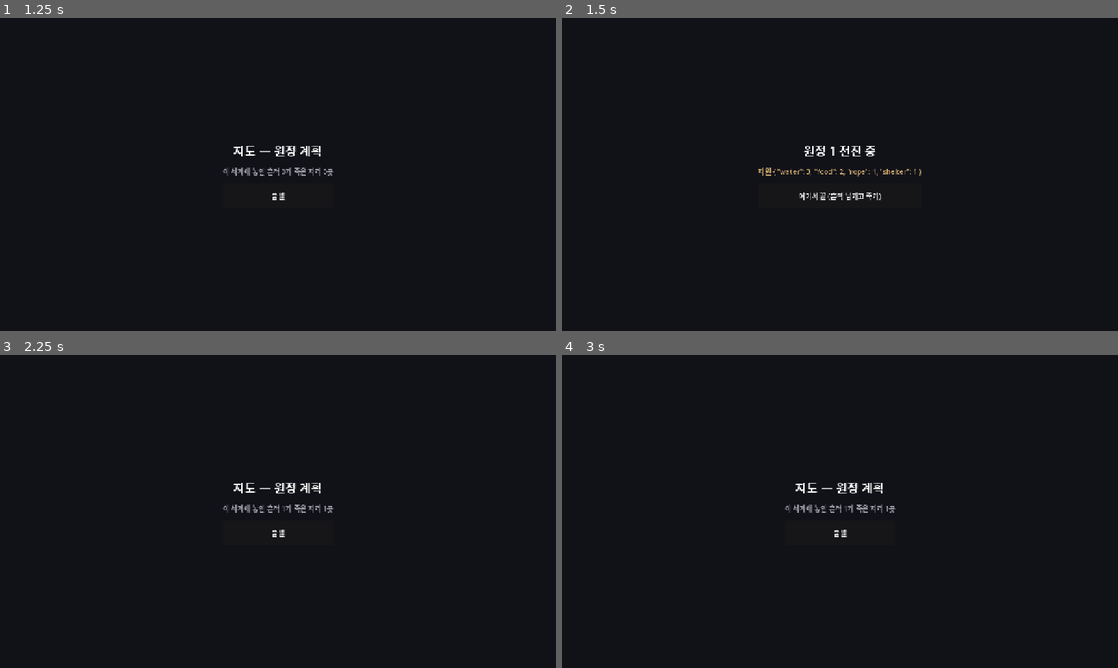
Above: before the commit, frames 1-4 (two rows, left to right).
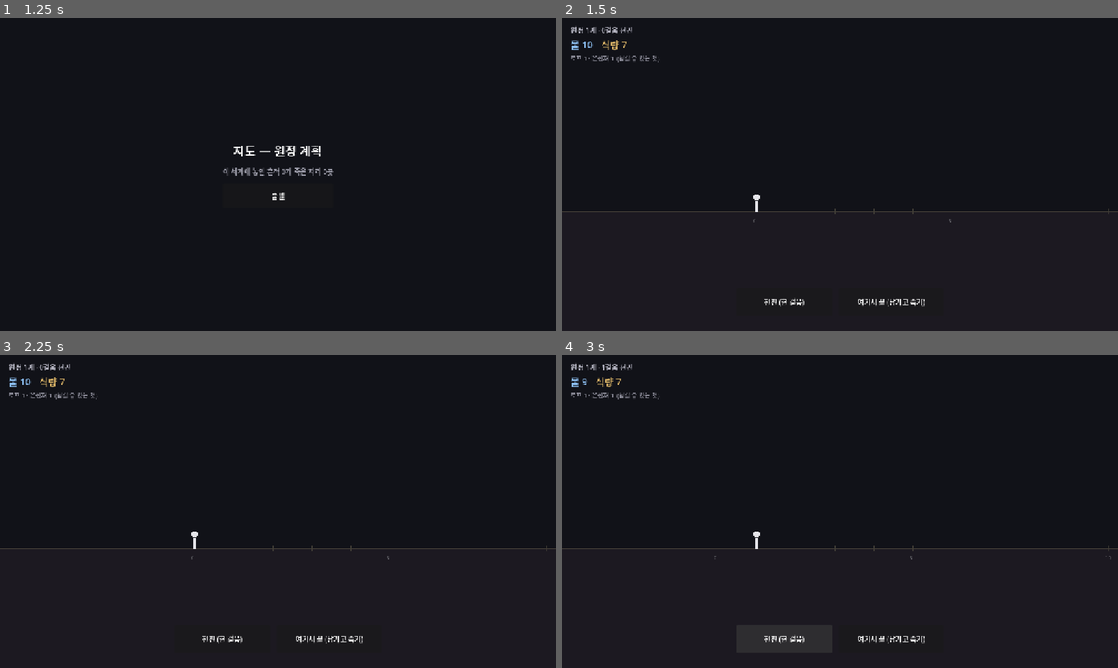
Above: after the commit, the same moments.

Repository: soomin007/Otherside
Game: Godot game, scene res://scenes/main.tscn
Same seed, same stepped clock (60 frames per second), same inputs: the game is played once before the commit and once after it.
Inputs (mouse positions are in pixels of both pictures, inside the frame that each line leads up to):
- Up to frame 1 (1.25 s): click "원정 떠나기" at 0.5 s
- Up to frame 2 (1.5 s): click "출발" at 1.25 s
- Up to frame 3 (2.25 s): click (278, 533) at 2 s, where only the run before the commit has a clickable "여기서 끝 (흔적 남기고 죽기)"
- Up to frame 4 (3 s): click (784, 639) at 2.75 s, where only the run after the commit has a clickable "전진 (한 걸음)"

Frame 1 is identical in both runs. In frame 2, 1.4% of the frame differs, in the area x 0-100%, y 2-93%; in frame 3, 1.3%; in frame 4, 2.8%, in the area x 0-100%, y 2-96%.

Commit message:
feat(expedition): 횡스크롤 전진 + 자원 소모 프로토타입
- core/ExpeditionRun: 순수 전진/소모 로직(물 1/걸음, 식량 1/2걸음), 소모 0이면 고갈사
- GameState: current_run(ExpeditionRun) 중심으로 전환, begin_run_in_place()로 런 생성/씬 전환 분리
- ui/Expedition: _draw 횡스크롤 단면(지면·눈금·걷는 이·과거 흔적 점), 자원 HUD, 터치 버튼, 자동 죽음→흔적→지도
- 그림 전부 _draw (셰이더/GPUParticles 없음, 웹 안전)
- known_issues: _ready 중 씬 전환 "parent busy" 함정 기록
- backlog/세션 로그 갱신 (완료 항목 정리, 페이싱 판정을 다음 후보로)

Co-Authored-By: Claude Opus 4.8 (1M context) <noreply@anthropic.com>
Claude-Session: https://claude.ai/code/session_01NxE6XuUrvw7ALg4QvvwS3T

Diff:
--- a/scripts/GameState.gd
+++ b/scripts/GameState.gd
@@ -19,8 +19,9 @@
 var deaths: Array = []         ## 죽은 자리 기록 — 지도 표식용
 
 # --- 현재 원정 한정 상태 (죽으면 리셋) ---
-var current_leg: int = 0
-var carried: Dictionary = {}   ## 자원 인벤토리 {"water": n, ...}. 자원 = 수명 (남기면 그만큼 잃는다)
+## 초기 자원 — 임시치. 자원 = 수명 (남기면 그만큼 잃는다). 밸런스는 폰 테스트로 검증 예정.
+const START_RESOURCES: Dictionary = {"water": 10, "food": 7, "rope": 1, "shelter": 1}
+var current_run: ExpeditionRun = null  ## 진행 중인 원정의 순수 상태·로직 (core/ExpeditionRun)
 
 func _ready() -> void:
 	load_game()
@@ -30,11 +31,14 @@
 func go_to_map() -> void:
 	get_tree().change_scene_to_file(SCENE_MAP)
 
-## 다음 원정을 떠난다 (지도 → 횡스크롤). 초기 자원은 임시치 — 밸런스는 폰 테스트로 검증 예정.
+## 씬 전환 없이 현재 원정만 새로 만든다 (직접 진입 안전장치 / 테스트용).
+func begin_run_in_place() -> void:
+	current_run = ExpeditionRun.new(START_RESOURCES)
+	expedition_count += 1
+
+## 다음 원정을 떠난다 (지도 → 횡스크롤). 새 ExpeditionRun 을 만들고 씬을 바꾼다.
 func start_expedition() -> void:
-	current_leg = 0
-	carried = {"water": 3, "food": 2, "rope": 1, "shelter": 1}
-	expedition_count += 1
+	begin_run_in_place()
 	get_tree().change_scene_to_file(SCENE_EXPEDITION)
 
 ## 죽기 전 단 한 번 흔적을 남긴다 (기획서 §3). 남김 = 자기 수명 깎기.
@@ -90,6 +94,5 @@
 	expedition_count = 0
 	traces = []
 	deaths = []
-	current_leg = 0
-	carried = {}
+	current_run = null
 	save_game()
--- /dev/null
+++ b/scripts/core/ExpeditionRun.gd
@@ -0,0 +1,37 @@
+class_name ExpeditionRun
+extends RefCounted
+
+## 한 번의 원정(현재 진행 중)의 순수 상태 + 전진/소모 로직. 노드·렌더링 무의존, 테스트 가능.
+## 자원 = 수명 (기획서 §3): 걸음마다 닳고, 소모 자원이 바닥나면 고갈사(소모 위협 = 갈증).
+##
+## 이 프로토타입의 목적 = "걸음마다 닳는 자원" 페이싱 검증. 물은 걸음마다, 식량은 천천히 닳아
+## 서로 다른 속도의 두 시계를 만든다. 물이 보통 먼저 바닥나는 긴급한 시계.
+
+const WATER_PER_STEP: int = 1  ## 물은 매 걸음 소모 (갈증의 시계)
+const FOOD_EVERY: int = 2      ## 식량은 이 걸음 수마다 1 소모 (느린 배고픔)
+
+var resources: Dictionary = {}  ## {"water": int, "food": int, "rope": int, "shelter": int}
+var leg: int = 0                ## 전진한 걸음 수
+var alive: bool = true
+var death_cause: String = ""    ## "" | "thirst" | "hunger"
+
+func _init(starting: Dictionary = {}) -> void:
+	resources = starting.duplicate()
+
+func get_res(key: String) -> int:
+	return int(resources.get(key, 0))
+
+## 한 걸음 전진 — 소모 자원을 차감하고 고갈을 판정한다. 죽으면 alive=false, death_cause 설정.
+func step() -> void:
+	if not alive:
+		return
+	leg += 1
+	resources["water"] = get_res("water") - WATER_PER_STEP
+	if leg % FOOD_EVERY == 0:
+		resources["food"] = get_res("food") - 1
+	if get_res("water") <= 0:
+		alive = false
+		death_cause = "thirst"
+	elif get_res("food") <= 0:
+		alive = false
+		death_cause = "hunger"
--- a/scripts/ui/Expedition.gd
+++ b/scripts/ui/Expedition.gd
@@ -1,43 +1,226 @@
 extends Control
 
-## 횡스크롤 단면 — 현재 원정의 체험. 한 걸음씩 전진, 자원 소모, 위협, 흔적.
-## 핵심 동사: 관리 · 판독 · 대비 · 남기기 (액션 아님, 턴제 사색형).
-## Phase 0 플레이스홀더 — 전진/자원 소모/위협 삼각형/"남김 한 번" 본구현은 추후.
-## 지금은 코어 루프(원정 → 죽음 → 흔적 남기기 → 지도 갱신)의 뼈대만 잇는다.
+## 횡스크롤 단면 — 현재 원정의 체험. 한 걸음씩 전진, 자원 소모, 흔적.
+## 핵심 동사: 관리·판독·대비·남기기 (턴제 사색형). 이 프로토타입의 목적은 "걸음마다 닳는 자원"
+## 페이싱이 작동하는지, 한 걸음마다 결정할 게 있는지 체감하는 것.
+## 로직은 core/ExpeditionRun(순수), 여기선 렌더링·입력만 한다. 그림은 _draw 로 그려 웹 안전(셰이더/GPUParticles 없음).
+
+const GROUND_RATIO: float = 0.62        ## 지면 y 위치 (화면 높이 비율)
+const STEP_PX: float = 90.0             ## 한 걸음의 화면 거리
+const WALKER_SCREEN_RATIO: float = 0.35 ## 걷는 이를 화면 어디에 고정할지 (앞을 보도록 왼쪽)
+
+var _run: ExpeditionRun
+
+var _status_label: Label
+var _water_label: Label
+var _food_label: Label
+var _aux_label: Label
+var _advance_btn: Button
+var _end_btn: Button
+var _death_panel: Control
+var _death_label: Label
 
 func _ready() -> void:
-	var center := CenterContainer.new()
-	center.set_anchors_preset(Control.PRESET_FULL_RECT)
-	add_child(center)
-
-	var box := VBoxContainer.new()
-	box.alignment = BoxContainer.ALIGNMENT_CENTER
-	box.add_theme_constant_override("separation", 16)
-	center.add_child(box)
-
-	var head := Label.new()
-	head.text = "원정 %d 전진 중" % GameState.expedition_count
-	head.horizontal_alignment = HORIZONTAL_ALIGNMENT_CENTER
-	head.add_theme_font_size_override("font_size", 28)
-	box.add_child(head)
-
-	var res := Label.new()
-	res.text = "자원 %s" % str(GameState.carried)
-	res.horizontal_alignment = HORIZONTAL_ALIGNMENT_CENTER
-	res.add_theme_color_override("font_color", Color(0.78, 0.64, 0.42))
-	box.add_child(res)
-
-	# 죽기 전 단 한 번 남기는 흔적 — Phase 0 에선 시체 자리 + [또][봐] 스텁.
-	var die := Button.new()
-	die.text = "여기서 끝 (흔적 남기고 죽기)"
-	die.custom_minimum_size = Vector2(280, 56)
-	die.pressed.connect(_on_die_pressed)
-	box.add_child(die)
-
-func _on_die_pressed() -> void:
-	var tags: Array[String] = ["또", "봐"]
-	var trace := TraceData.new(TraceData.ObjectKind.BODY, GameState.current_leg, tags)
+	_run = GameState.current_run
+	if _run == null:
+		# 안전장치: 지도를 거치지 않고 직접 이 씬으로 들어온 경우 (씬 전환 없이) 새 원정만 만든다.
+		GameState.begin_run_in_place()
+		_run = GameState.current_run
+	_build_hud()
+	_refresh()
+
+func _build_hud() -> void:
+	# 상단 좌측 — 상태/자원 readout
+	var top := VBoxContainer.new()
+	top.set_anchors_preset(Control.PRESET_TOP_LEFT)
+	top.position = Vector2(20, 16)
+	top.add_theme_constant_override("separation", 4)
+	add_child(top)
+
+	_status_label = Label.new()
+	_status_label.add_theme_font_size_override("font_size", 16)
+	_status_label.add_theme_color_override("font_color", Color(0.7, 0.7, 0.75))
+	top.add_child(_status_label)
+
+	var res_row := HBoxContainer.new()
+	res_row.add_theme_constant_override("separation", 20)
+	top.add_child(res_row)
+
+	_water_label = Label.new()
+	_water_label.add_theme_font_size_override("font_size", 22)
+	res_row.add_child(_water_label)
+
+	_food_label = Label.new()
+	_food_label.add_theme_font_size_override("font_size", 22)
+	res_row.add_child(_food_label)
+
+	_aux_label = Label.new()
+	_aux_label.add_theme_font_size_override("font_size", 14)
+	_aux_label.add_theme_color_override("font_color", Color(0.55, 0.55, 0.6))
+	top.add_child(_aux_label)
+
+	# 하단 중앙 — 전진 / 끝 버튼 (터치 우선, 큼직하게)
+	var bar := CenterContainer.new()
+	bar.set_anchors_preset(Control.PRESET_BOTTOM_WIDE)
+	bar.offset_top = -110
+	bar.offset_bottom = -24
+	add_child(bar)
+
+	var btns := HBoxContainer.new()
+	btns.add_theme_constant_override("separation", 16)
+	bar.add_child(btns)
+
+	_advance_btn = Button.new()
+	_advance_btn.text = "전진 (한 걸음)"
+	_advance_btn.custom_minimum_size = Vector2(220, 64)
+	_advance_btn.pressed.connect(_on_advance)
+	btns.add_child(_advance_btn)
+
+	_end_btn = Button.new()
+	_end_btn.text = "여기서 끝 (남기고 죽기)"
+	_end_btn.custom_minimum_size = Vector2(240, 64)
+	_end_btn.pressed.connect(_on_end)
+	btns.add_child(_end_btn)
+
+	# 죽음 패널 (처음엔 숨김)
+	_death_panel = Control.new()
+	_death_panel.set_anchors_preset(Control.PRESET_FULL_RECT)
+	_death_panel.visible = false
+	add_child(_death_panel)
+
+	var dim := ColorRect.new()
+	dim.set_anchors_preset(Control.PRESET_FULL_RECT)
+	dim.color = Color(0.04, 0.04, 0.06, 0.82)
+	_death_panel.add_child(dim)
+
+	var dcenter := CenterContainer.new()
+	dcenter.set_anchors_preset(Control.PRESET_FULL_RECT)
+	_death_panel.add_child(dcenter)
+
+	var dbox := VBoxContainer.new()
+	dbox.alignment = BoxContainer.ALIGNMENT_CENTER
+	dbox.add_theme_constant_override("separation", 18)
+	dcenter.add_child(dbox)
+
+	_death_label = Label.new()
+	_death_label.horizontal_alignment = HORIZONTAL_ALIGNMENT_CENTER
+	_death_label.add_theme_font_size_override("font_size", 22)
+	dbox.add_child(_death_label)
+
+	var to_map := Button.new()
+	to_map.text = "지도로 돌아가기"
+	to_map.custom_minimum_size = Vector2(220, 56)
+	to_map.pressed.connect(_on_to_map)
+	dbox.add_child(to_map)
+
+func _refresh() -> void:
+	_status_label.text = "원정 %d째 · %d걸음 전진" % [GameState.expedition_count, _run.leg]
+	var water: int = maxi(0, _run.get_res("water"))
+	var food: int = maxi(0, _run.get_res("food"))
+	_water_label.text = "물 %d" % water
+	_food_label.text = "식량 %d" % food
+	_water_label.add_theme_color_override("font_color", _res_color(water, 3, Color(0.55, 0.75, 0.95)))
+	_food_label.add_theme_color_override("font_color", _res_color(food, 2, Color(0.85, 0.7, 0.4)))
+	_aux_label.text = "로프 %d · 은신처 %d  (남길 수 있는 것)" % [_run.get_res("rope"), _run.get_res("shelter")]
+	queue_redraw()
+
+func _res_color(value: int, low: int, base: Color) -> Color:
+	return Color(0.92, 0.36, 0.3) if value <= low else base
+
+# --- 입력 ---
+
+func _on_advance() -> void:
+	if not _run.alive:
+		return
+	_run.step()
+	_refresh()
+	if not _run.alive:
+		_die(_run.death_cause)
+
+func _on_end() -> void:
+	if not _run.alive:
+		return
+	_die("chosen")
+
+func _on_to_map() -> void:
+	GameState.go_to_map()
+
+# --- 죽음 / 남김 한 번 ---
+
+func _die(cause: String) -> void:
+	var tags: Array[String] = _death_tags(cause)
+	var trace := TraceData.new(TraceData.ObjectKind.BODY, _run.leg, tags)
 	GameState.leave_trace(trace)
-	GameState.record_death(GameState.current_leg)
+	GameState.record_death(_run.leg)
 	GameState.save_game()
-	GameState.go_to_map()
+	_show_death(cause, tags)
+
+## 죽음의 사인에 따라 남길 태그를 고른다 (WordPool 어휘). untyped 리터럴은 assign 으로 안전 대입.
+func _death_tags(cause: String) -> Array[String]:
+	var out: Array[String] = []
+	match cause:
+		"thirst": out.assign(["갈증", "끝"])
+		"hunger": out.assign(["없다", "끝"])
+		"chosen": out.assign(["또", "봐"])
+		_: out.assign(["끝"])
+	return out
+
+func _death_message(cause: String) -> String:
+	match cause:
+		"thirst": return "물이 떨어졌다. 여기서 갈증으로 끝났다."
+		"hunger": return "식량이 떨어졌다. 더 가지 못했다."
+		"chosen": return "여기서 멈추기로 했다. 다음 나에게 남긴다."
+		_: return "여기서 끝났다."
+
+func _show_death(cause: String, tags: Array[String]) -> void:
+	_advance_btn.disabled = true
+	_end_btn.disabled = true
+	_death_label.text = "%s\n\n남긴 흔적: [ %s ]" % [_death_message(cause), " · ".join(PackedStringArray(tags))]
+	_death_panel.visible = true
+	queue_redraw()
+
+# --- 횡스크롤 단면 렌더링 (_draw) ---
+
+func _draw() -> void:
+	var rect: Vector2 = size
+	if rect.x <= 0.0 or rect.y <= 0.0 or _run == null:
+		return
+	var ground_y: float = rect.y * GROUND_RATIO
+	var walker_x: float = rect.x * WALKER_SCREEN_RATIO
+	var offset: float = walker_x - _run.leg * STEP_PX
+
+	# 지면 — 단색 (웹 안전)
+	draw_rect(Rect2(0.0, ground_y, rect.x, rect.y - ground_y), Color(0.11, 0.10, 0.13))
+	draw_line(Vector2(0.0, ground_y), Vector2(rect.x, ground_y), Color(0.3, 0.28, 0.24), 2.0)
+
+	var font: Font = ThemeDB.fallback_font
+	# 걸음 눈금 (5걸음마다 숫자)
+	var first_leg: int = maxi(int(floor((0.0 - offset) / STEP_PX)) - 1, 0)
+	var last_leg: int = int(ceil((rect.x - offset) / STEP_PX)) + 1
+	for i in range(first_leg, last_leg + 1):
+		var x: float = i * STEP_PX + offset
+		draw_line(Vector2(x, ground_y - 6.0), Vector2(x, ground_y + 6.0), Color(0.25, 0.24, 0.21), 1.0)
+		if i % 5 == 0 and font != null:
+			draw_string(font, Vector2(x - 8.0, ground_y + 24.0), str(i), HORIZONTAL_ALIGNMENT_LEFT, -1, 12, Color(0.4, 0.4, 0.42))
+
+	# 과거의 나 — 남긴 흔적 점 (self-async)
+	for t in GameState.loaded_traces():
+		var tx: float = t.leg * STEP_PX + offset
+		if tx < -20.0 or tx > rect.x + 20.0:
+			continue
+		draw_circle(Vector2(tx, ground_y - 10.0), 5.0, Color(0.78, 0.64, 0.42))
+		if not t.tags.is_empty() and font != null:
+			draw_string(font, Vector2(tx - 16.0, ground_y - 22.0), " ".join(PackedStringArray(t.tags)), HORIZONTAL_ALIGNMENT_LEFT, -1, 12, Color(0.7, 0.6, 0.45))
+
+	# 걷는 이
+	_draw_walker(Vector2(walker_x, ground_y), _run.alive)
+
+func _draw_walker(foot: Vector2, alive: bool) -> void:
+	var col: Color = Color(0.9, 0.9, 0.92) if alive else Color(0.55, 0.32, 0.32)
+	if alive:
+		draw_line(Vector2(foot.x, foot.y), Vector2(foot.x, foot.y - 26.0), col, 3.0)
+		draw_circle(Vector2(foot.x, foot.y - 34.0), 7.0, col)
+	else:
+		# 쓰러진 자리 — 가로로 누움
+		draw_line(Vector2(foot.x - 14.0, foot.y - 4.0), Vector2(foot.x + 14.0, foot.y - 4.0), col, 3.0)
+		draw_circle(Vector2(foot.x - 18.0, foot.y - 4.0), 7.0, col)
Not shown, added: scripts/core/ExpeditionRun.gd.uid
Not shown, changed: docs/design/backlog.md
Not shown, changed: docs/design/known_issues.md
Not shown, changed: session_logs/2026-06-29.md
